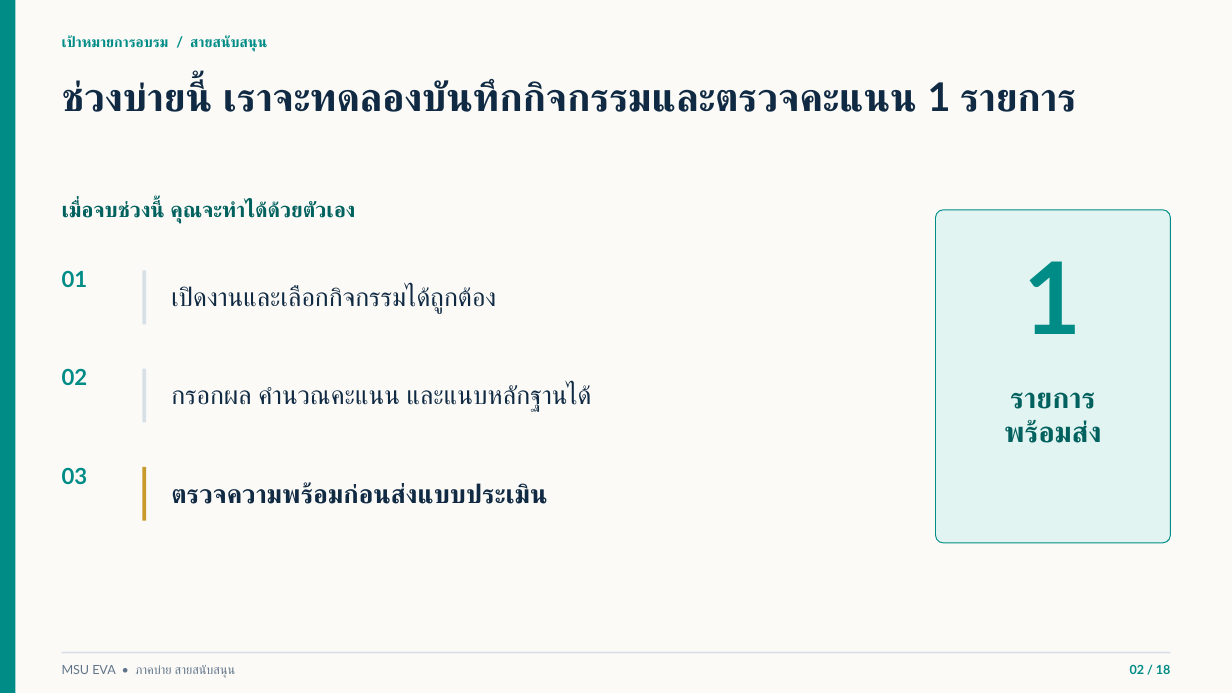
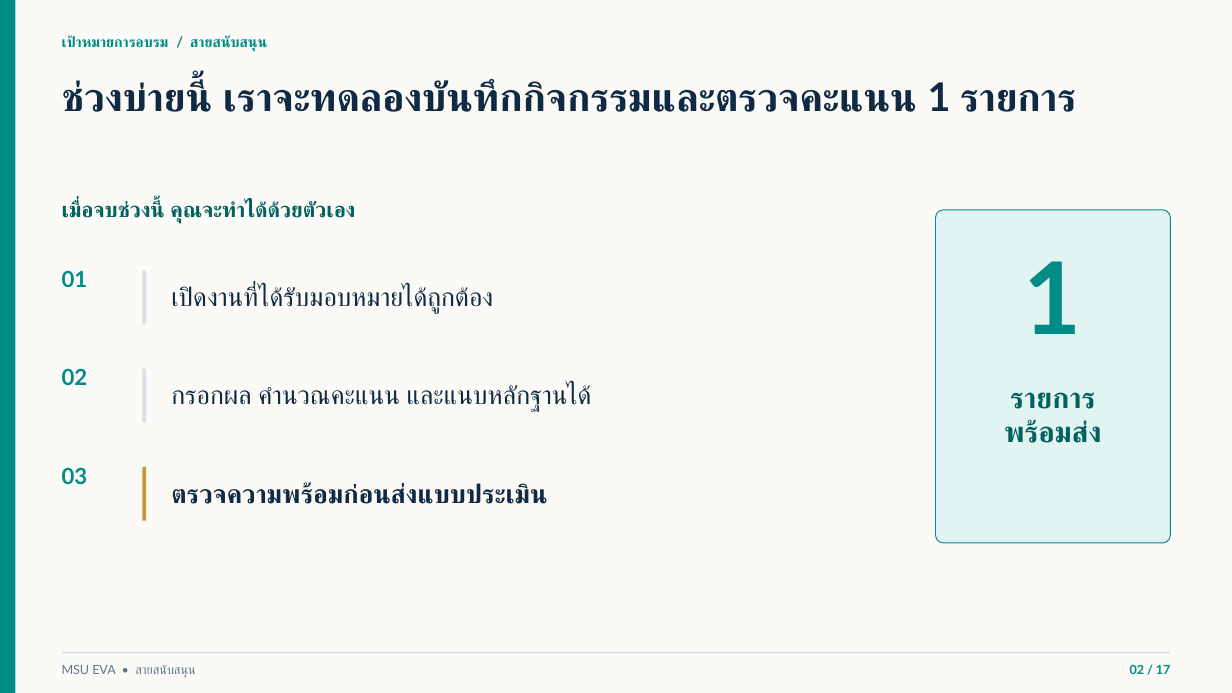
Before and after one commit to issenkku/issenkku-msu_eva-pass2, a slide deck: slide 2 of docs/MSU-EVA-อบรมสายสนับสนุน-ฉบับวิทยากร.pptx. Drawn at 1232x693 pixels with LibreOffice and Linux fonts; fonts in the diff are those of the drawing; background and template pictures are left out. Boxes give left, top, right and bottom in pixels: in the first picture for what was removed or moved away, otherwise in the second. Text is boxed around its words. In the diff, an @@ line names an element or a change of style, - is before the commit and + after.

```diff
--- a/docs/MSU-EVA-อบรมสายสนับสนุน-ฉบับวิทยากร.pptx
+++ b/docs/MSU-EVA-อบรมสายสนับสนุน-ฉบับวิทยากร.pptx
@@ text at (171,287,493,314): text changed @@
-เปิดงานและเลือกกิจกรรมได้ถูกต้อง
+เปิดงานที่ได้รับมอบหมายได้ถูกต้อง
@@ text at (62,665,196,678): text changed @@
-MSU EVA • ภาคบ่าย สายสนับสนุน
+MSU EVA • สายสนับสนุน
@@ text at (1130,664,1171,674): text changed @@
-02 / 18
+02 / 17
```
Also in this commit, not shown: 16 other slides changed, 1 slide removed, 8 other files.
